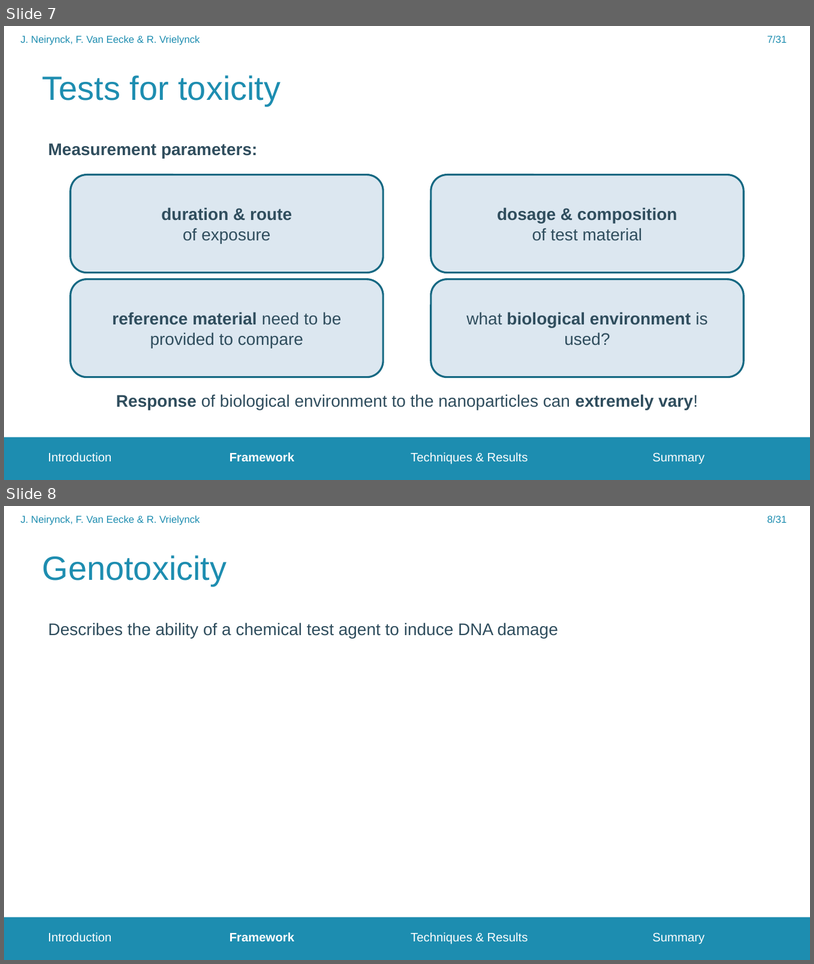
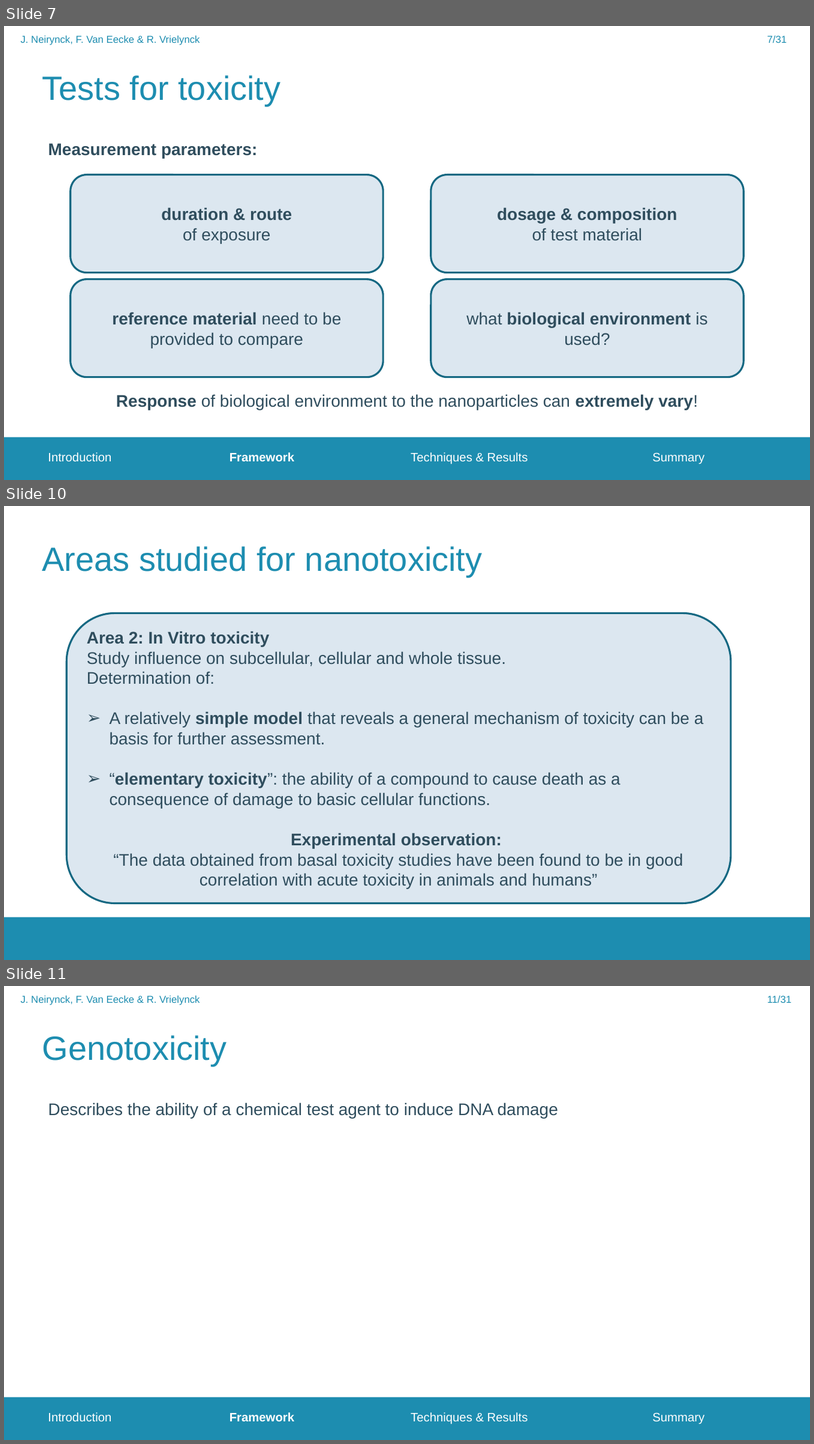
Before and after one commit to FrederikVanEecke/PresentationClusters, a slide deck: NanoparticleToxicity.pptx. Shown one above the other, each under a label of ours: slides 7 and 8 before the commit, slides 7, 10 and 11 after it; the slides between them are not shown. The pictures are 814x964 and 814x1444 pixels, drawn with LibreOffice and Linux fonts; fonts in the diff are those of the drawing; background and template pictures are left out. Boxes give left, top, right and bottom in pixels: in the first picture for what was removed or moved away, otherwise in the second. Text is boxed around its words. In the diff, an @@ line names an element or a change of style, - is before the commit and + after.

```diff
--- a/NanoparticleToxicity.pptx
+++ b/NanoparticleToxicity.pptx
@@ slide 10 added at [4, 506, 810, 960], background #FFFFFF; not listed: 1 template element that a slide beside it also shows @@
@@ title added at [42, 546, 482, 577], 40 pt, text #1D8DB0 @@
+Areas studied for nanotoxicity
@@ rounded rectangle added at [66, 613, 731, 903], fill #DCE7F0, outline #156882 2.25 pt, 20 pt, text #2F4D5D @@
+Area 2: In Vitro toxicity
+Study influence on subcellular, cellular and whole tissue.
+Determination of:
+➢ A relatively simple model that reveals a general mechanism of toxicity can be a basis for further assessment.
+➢ “elementary toxicity”: the ability of a compound to cause death as a consequence of damage to basic cellular functions.
+Experimental observation:
+“The data obtained from basal toxicity studies have been found to be in good correlation with acute toxicity in animals and humans”
@@ what was slide 8 is now slide 11 @@
@@ page number at [768, 996, 792, 1003]: text changed @@
-8/31
+11/31
```
Also in this commit, not shown: 2 other slides added.
